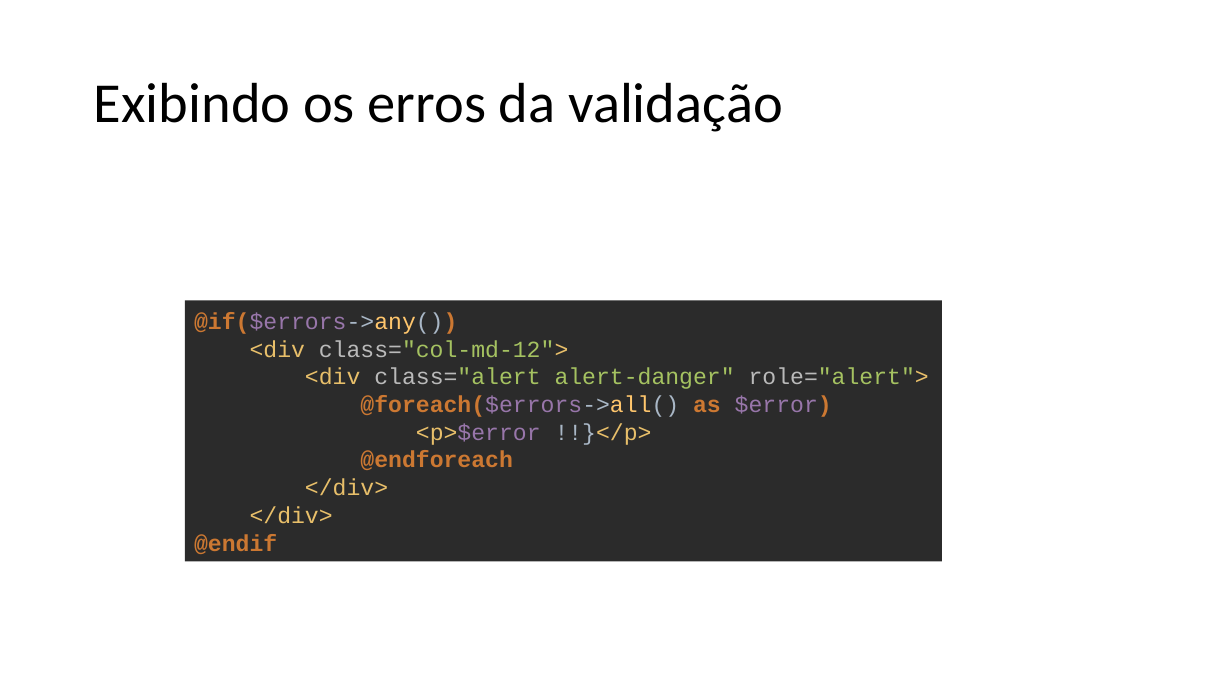
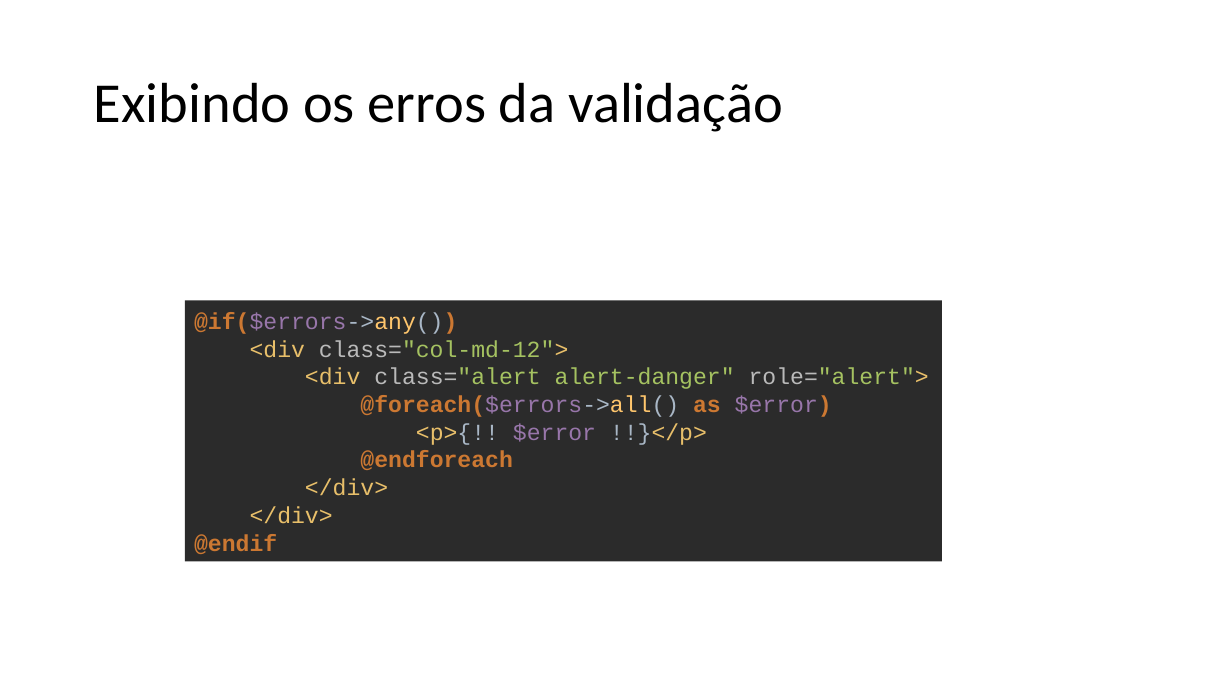
Before and after one commit to renanpupin/fct-blog, a slide deck: slide 73 of Introdução a APIs RESTful com PHP Laravel 5.pptx (slide 76 before the commit). Drawn at 1232x693 pixels with LibreOffice and Linux fonts; fonts in the diff are those of the drawing. Boxes give left, top, right and bottom in pixels: in the first picture for what was removed or moved away, otherwise in the second. Text is boxed around its words. In the diff, an @@ line names an element or a change of style, - is before the commit and + after.

```diff
--- a/Introdução a APIs RESTful com PHP Laravel 5.pptx
+++ b/Introdução a APIs RESTful com PHP Laravel 5.pptx
@@ text in rectangle at <box>194,312,929,554</box>: text changed @@
-@if($errors->any())
-<div class="col-md-12">
-<div class="alert alert-danger" role="alert">
-@foreach($errors->all() as $error)
-<p>$error !!}</p>
-@endforeach
-</div>
-</div>
-@endif
+@if($errors->any())
+<div class="col-md-12">
+<div class="alert alert-danger" role="alert">
+@foreach($errors->all() as $error)
+<p>{!! $error !!}</p>
+@endforeach
+</div>
+</div>
+@endif
```
Also in this commit, not shown: 6 other slides changed, 3 slides removed.
